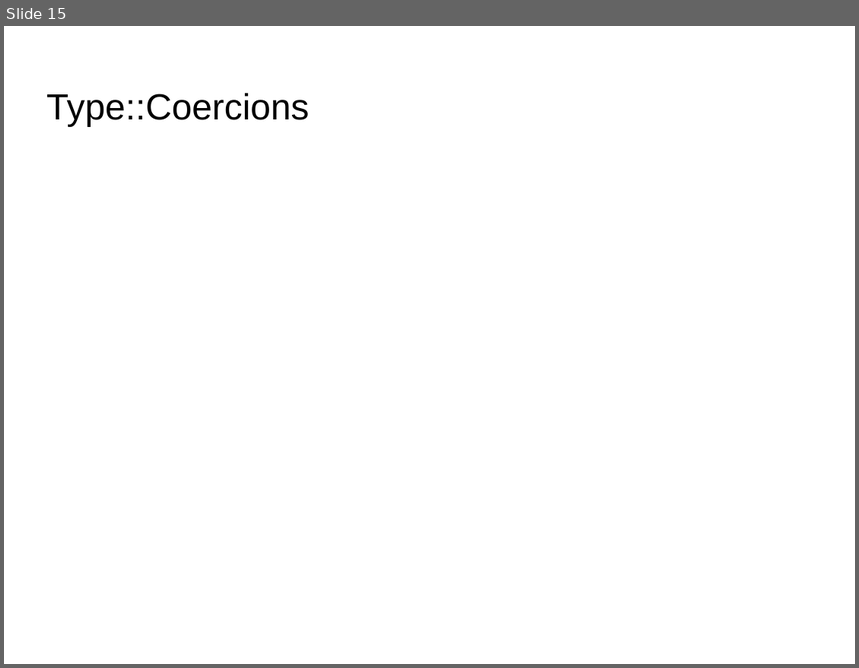
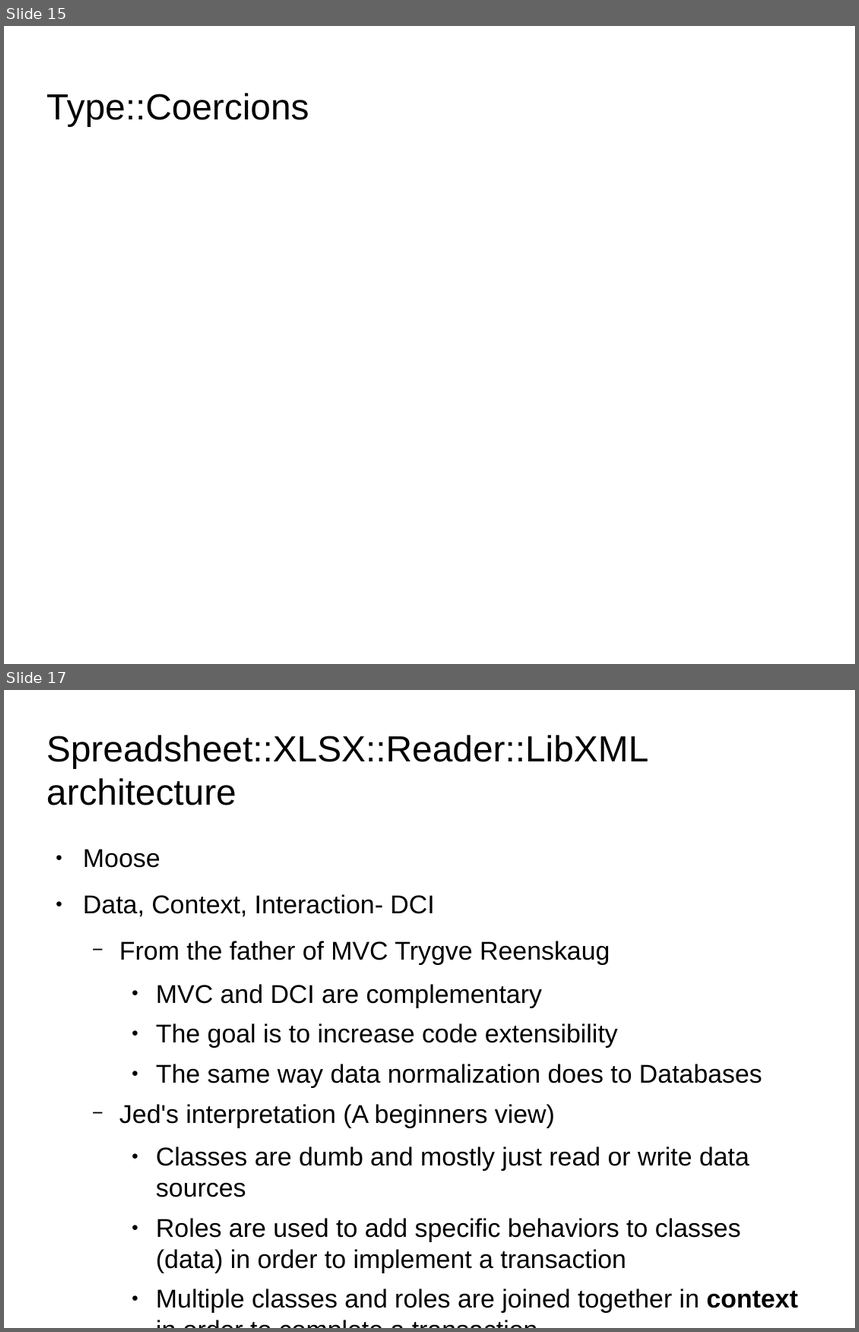
Before and after one commit to jandrew/Spreadsheet-XLSX-Reader-LibXML, a slide deck: SVPerlTalk.odp. Shown one above the other, each under a label of ours: slide 15 before the commit, slides 15 and 17 after it; the slides between them are not shown. The pictures are 859x668 and 859x1332 pixels, drawn with LibreOffice and Linux fonts; fonts in the diff are those of the drawing; background and template pictures are left out. Boxes give left, top, right and bottom in pixels: in the first picture for what was removed or moved away, otherwise in the second. Text is boxed around its words. In the diff, an @@ line names an element or a change of style, - is before the commit and + after.

```diff
--- a/SVPerlTalk.odp
+++ b/SVPerlTalk.odp
@@ slide 17 added at (x1=4, y1=690, x2=855, y2=1328), background picture (left out) @@
@@ title added at (x1=47, y1=735, x2=648, y2=806), 33.9 pt, text #000000 @@
+Spreadsheet::XLSX::Reader::LibXML architecture
@@ text added at (x1=83, y1=849, x2=798, y2=1313), 24.1 pt, text #000000 @@
+● Moose
+● Data, Context, Interaction- DCI
+  − From the father of MVC Trygve Reenskaug
+    ● MVC and DCI are complementary
+    ● The goal is to increase code extensibility
+    ● The same way data normalization does to Databases
+  − Jed's interpretation (A beginners view)
+    ● Classes are dumb and mostly just read or write data sources
+    ● Roles are used to add specific behaviors to classes (data) in order to implement a transaction
+    ● Multiple classes and roles are joined together in context in order to complete a transaction
```
Also in this commit, not shown: 3 slides changed, 3 other slides added, 33 other files.
